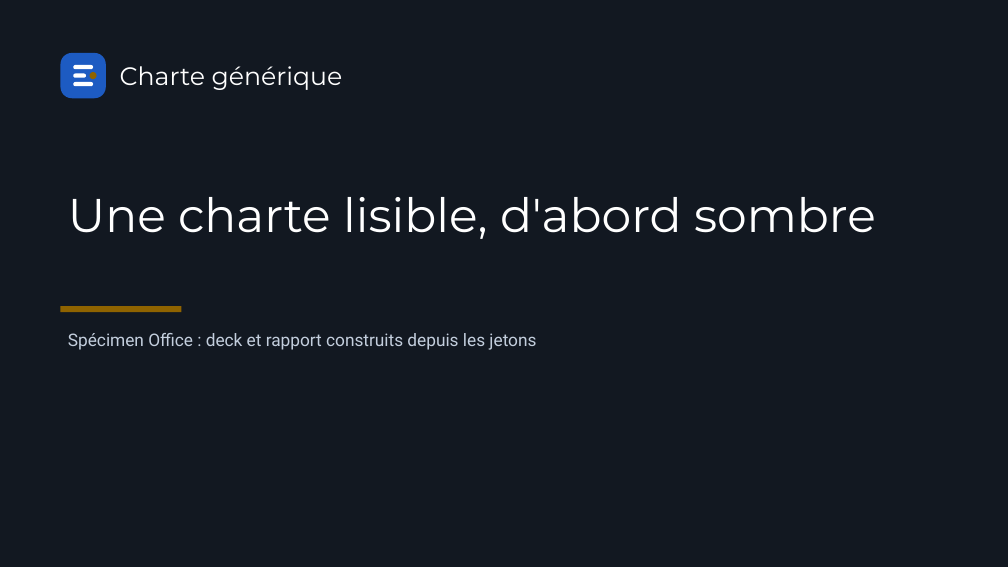
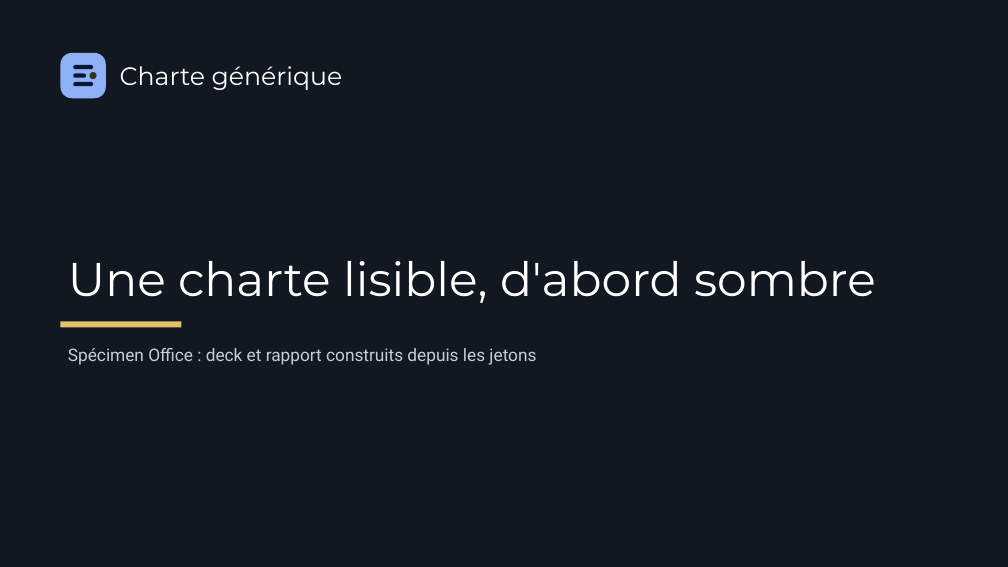
Before and after one commit to Aliquanto3/charte-generique, a slide deck: slide 1 of specimens/office/sortie/deck.pptx. Drawn at 1008x567 pixels with LibreOffice and Linux fonts; fonts in the diff are those of the drawing. Boxes give left, top, right and bottom in pixels: in the first picture for what was removed or moved away, otherwise in the second. Text is boxed around its words. In the diff, an @@ line names an element or a change of style, - is before the commit and + after.

```diff
--- a/specimens/office/sortie/deck.pptx
+++ b/specimens/office/sortie/deck.pptx
@@ rounded rectangle at (60, 53, 106, 98): fill #1D5BC2 to #8DB0F7 @@
@@ fill #FFFFFF to #0A1733 in 3 elements at (73, 65, 93, 70), (73, 73, 86, 78), (73, 82, 93, 86) @@
@@ ellipse at (89, 72, 96, 79): fill #8F6300 to #3A3112 @@
@@ text "Une charte lisible, d'abord sombre": place and size @@
-text "Une charte lisible, d'abord sombre" at (68, 197, 876, 239)
+text "Une charte lisible, d'abord sombre" at (68, 261, 876, 303)
@@ text "Une charte lisible, d'abord sombre" at (68, 261, 876, 303): vertical alignment top to bottom @@
@@ rectangle: place and size @@
-rectangle at (60, 306, 181, 312)
+rectangle at (60, 321, 181, 327)
@@ rectangle at (60, 321, 181, 327): fill #8F6300 to #E3C26B @@
@@ text "Spécimen Office : deck et ...": place and size @@
-text "Spécimen Office : deck et ..." at (68, 333, 536, 350)
+text "Spécimen Office : deck et ..." at (68, 348, 536, 365)
```
Also in this commit, not shown: 5 other slides changed, 42 other files.
